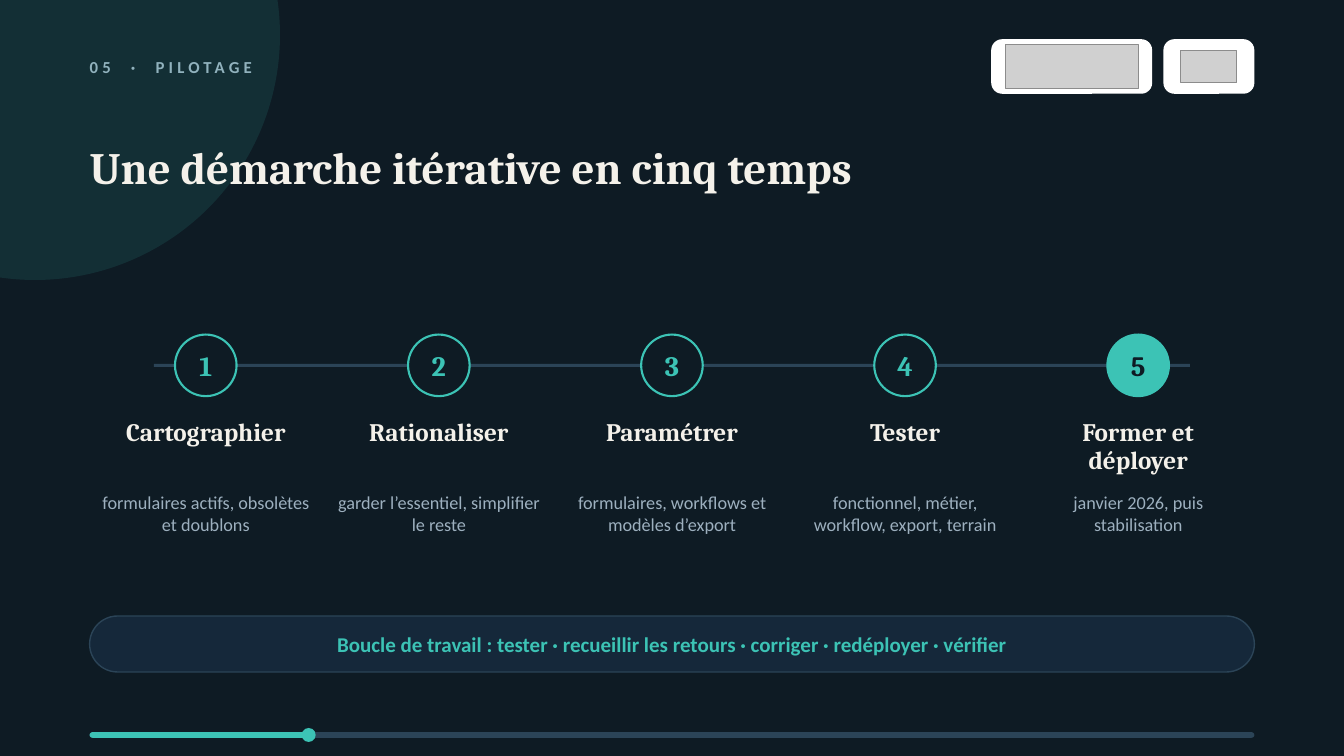
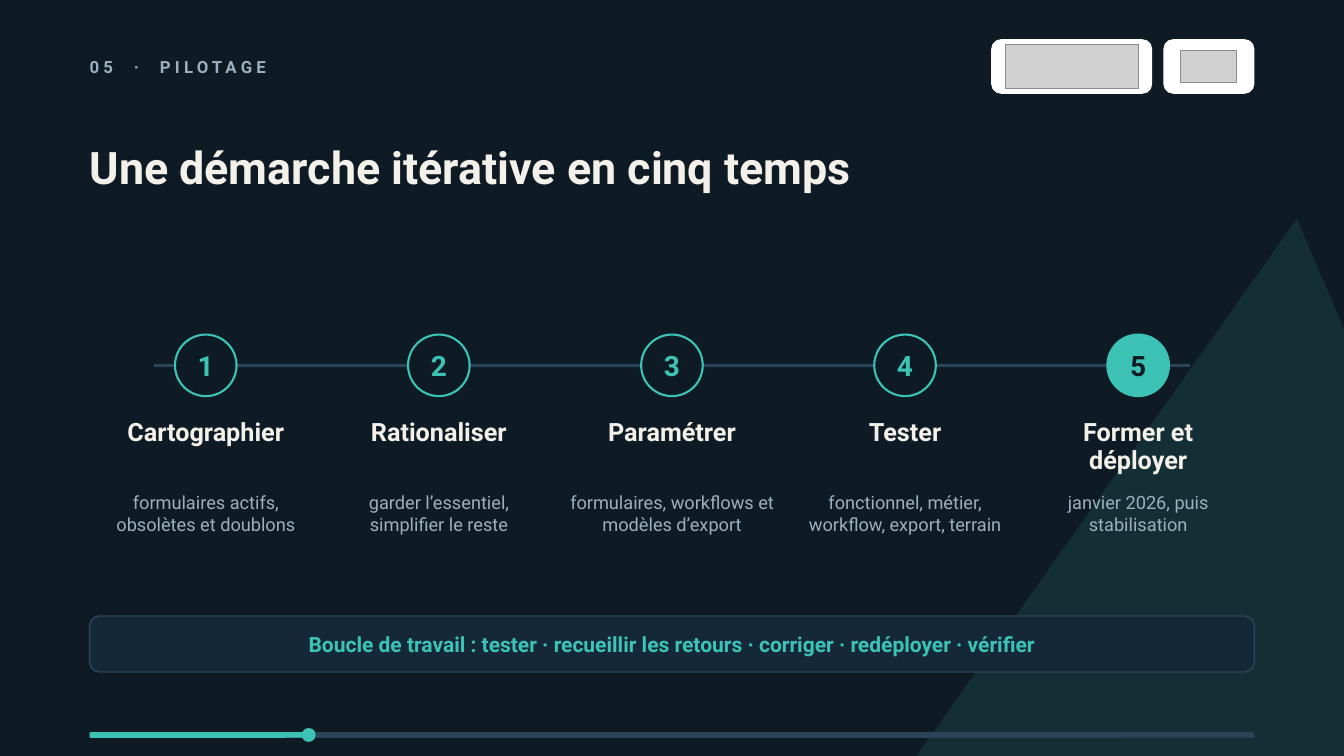
Before and after one commit to falachabt/Icam, a slide deck: slide 5 of Presentation_Kizeo_Teepee.pptx. Drawn at 1344x756 pixels with LibreOffice and Linux fonts; fonts in the diff are those of the drawing; grey boxes stand for pictures. Boxes give left, top, right and bottom in pixels: in the first picture for what was removed or moved away, otherwise in the second. Text is boxed around its words. In the diff, an @@ line names an element or a change of style, - is before the commit and + after.

```diff
--- a/Presentation_Kizeo_Teepee.pptx
+++ b/Presentation_Kizeo_Teepee.pptx
@@ ellipse removed at bbox=[0, 0, 280, 280] @@
@@ font Calibri to Roboto in 7 elements at bbox=[116, 495, 295, 531], bbox=[369, 495, 509, 535], bbox=[570, 495, 774, 535], bbox=[809, 495, 1001, 535], bbox=[1068, 496, 1209, 531], bbox=[309, 636, 1035, 657], bbox=[90, 61, 113, 73] @@
@@ triangle added at bbox=[917, 186, 1344, 756], fill #3CC3B5 at 12% opacity @@
@@ font Cambria to Roboto in 11 elements at bbox=[90, 150, 850, 193], bbox=[198, 356, 214, 376], bbox=[127, 422, 284, 447], bbox=[431, 356, 447, 376], bbox=[371, 422, 507, 442], bbox=[664, 356, 680, 377], bbox=[608, 422, 736, 442], bbox=[897, 356, 913, 376], bbox=[869, 423, 941, 442], bbox=[1130, 356, 1146, 377], bbox=[1083, 423, 1193, 475] @@
@@ rounded rectangle at bbox=[90, 616, 1255, 673]: proportions changed @@
@@ rounded rectangle at bbox=[90, 732, 1255, 738]: proportions changed @@
```
Also in this commit, not shown: 21 other slides changed, 1 other file.
